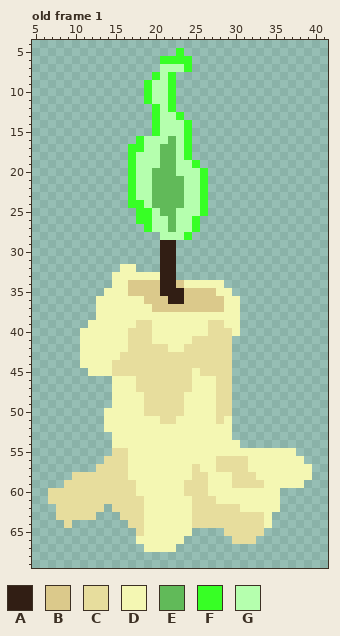
Pixel-art file, stored at Art Files/Candle.aseprite. The first picture shows the starting point.
48x72 pixels, 1 frame. Shown: old frame 1: x 5..41, y 4..69. The commit also changed other frames, which this record leaves out.
Visible layers, top first: "Layer 3", "Layer 2".
Palette (. is transparent): A #311e14  B #dbc98b  C #e7dd9d  D #f4f7b3  E #61ba59  F #37ff25  G #b5ffae
Pixels before, old frame 1 (only the part around the change), first column x 9:
 4 .................................
 5 ..............F..................
 6 ............FFFF.................
 7 ............GGGF.................
 8 ...........FGF...................
 9 ..........FGGF...................
10 ..........FGGF...................
11 ..........FGGF...................
12 ...........FGF...................
13 ...........FGGF..................
14 ...........FGGGF.................
15 ...........FGGGF.................
16 .........FGGGEGF.................
17 ........FFGGEEGF.................
18 ........FGGGEEGF.................
19 ........FGGGEEGGF................
20 ........FGGEEEGGGF...............
21 ........FGGEEEEGGF...............
22 ........FGGEEEEGGF...............
23 ........FGGEEEEGGF...............
24 ........FFGEEEEGGF...............
25 .........FFGEEGGGF...............
26 .........FFGGEGGF................
27 ..........FGGEGGF................
28 ............GGGF.................
29 ............AA...................
30 ............AA...................
31 ............AA...................
32 .......DD...AA...................
33 ......DDDDDDAA...................
34 ......DDBBBBAABDDDDD.............
35 .....DDDBBBBAAABBBBDD............
After:
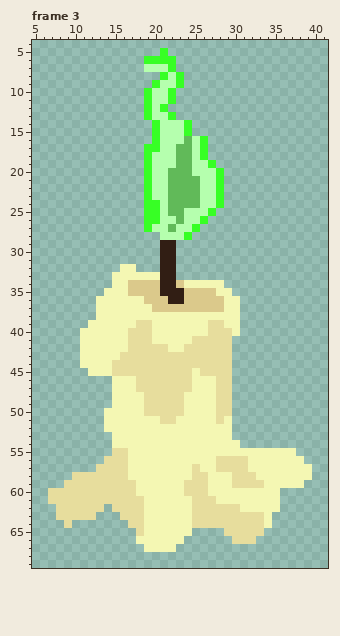
A new or re-ordered frame is compared with the old frame closest to it.
Diff:
frames 1 -> 4
Changed rows in their new state; - is an unchanged pixel.
Frame 3 is new; against old frame 1, layer "Layer 3":
first column x 17:
 5 ----F-.-----
 6 --FF--..----
 7 --GG-F..----
 8 ---.FGF-----
 9 --.F-GF-----
12 --FGF.------
13 --FG-F.-----
16 -..F-G-EGF--
17 ..FFGGEEGF--
18 ..F-GGEEGF--
19 ..F-GGEEGGF-
20 ..FGG-EE-GGF
21 ..FGG--EEGGF
22 ..FGG--EEGGF
23 ..FGG--EEGGF
24 ..FFG--EEGGF
25 -.-FG-E--GF-
26 -.-F-GE-GF--
Boxes around the changes in both pictures, in picture pixels (x1, y1, x2, y2):
changed: (128, 48, 224, 224)
